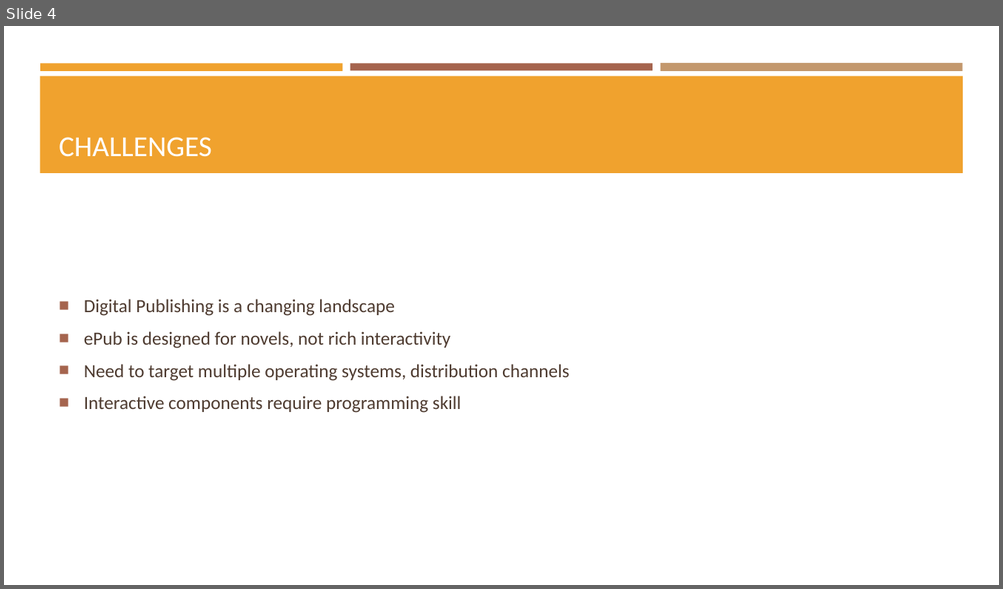
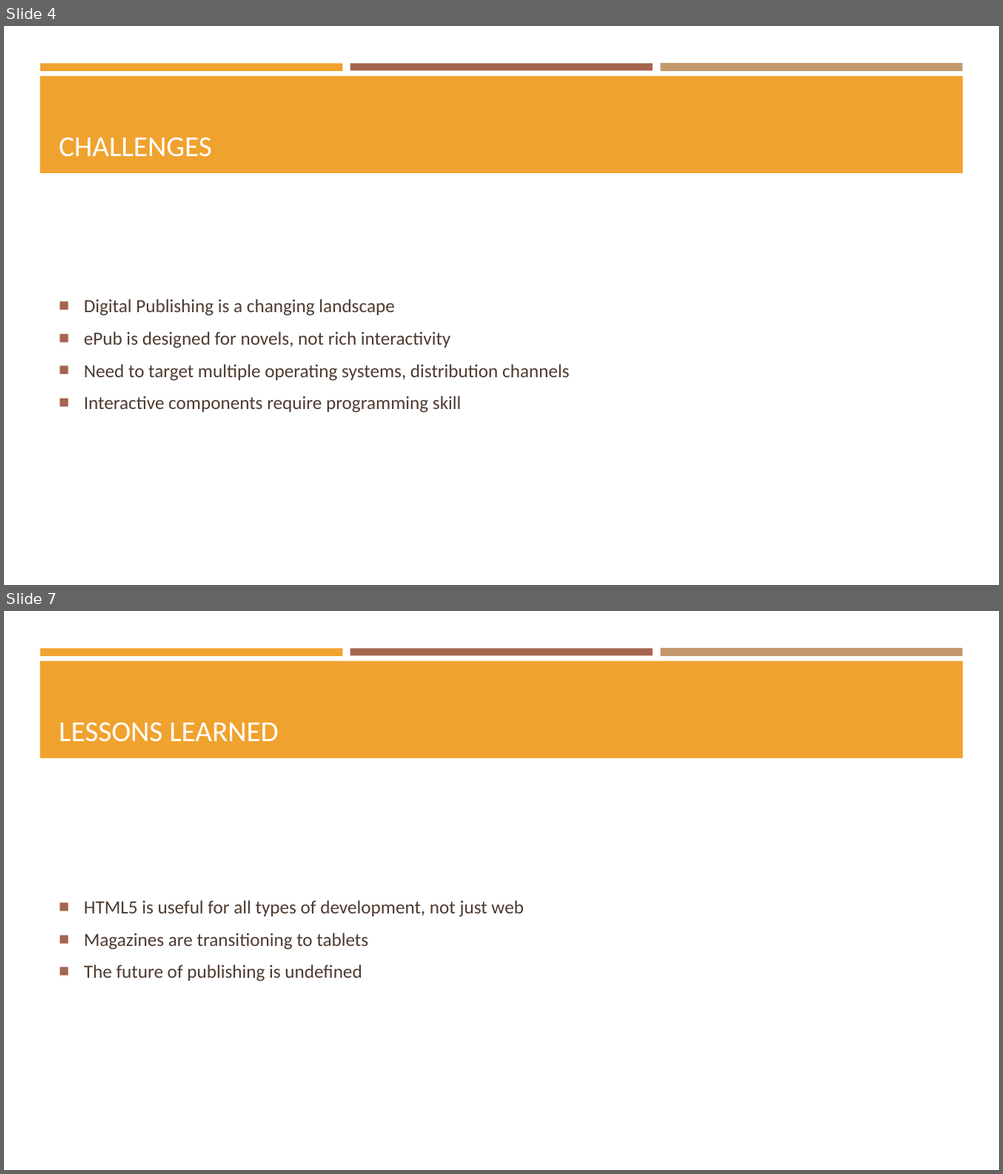
Before and after one commit to bryanerayner/eMagazinePrototype, a slide deck: The Magazine.pptx. Shown one above the other, each under a label of ours: slide 4 before the commit, slides 4 and 7 after it; the slides between them are not shown. The pictures are 1003x589 and 1003x1174 pixels, drawn with LibreOffice and Linux fonts; fonts in the diff are those of the drawing. Boxes give left, top, right and bottom in pixels: in the first picture for what was removed or moved away, otherwise in the second. Text is boxed around its words. In the diff, an @@ line names an element or a change of style, - is before the commit and + after.

Commit message:
Update PPT

```diff
--- a/The Magazine.pptx
+++ b/The Magazine.pptx
@@ slide 7 added at box(4, 611, 999, 1170), background #FFFFFF; not listed: 4 template elements that a slide beside it also shows @@
@@ title added at box(59, 722, 279, 742), 28 pt, text #FFFFFF @@
+LESSONS LEARNED
@@ text added at box(84, 900, 523, 982), 18 pt, text #4E3B30 @@
+■ HTML5 is useful for all types of development, not just web
+■ Magazines are transitioning to tablets
+■ The future of publishing is undefined
```
Also in this commit, not shown: 1 slide changed, 1 other slide added, 1 slide removed.
